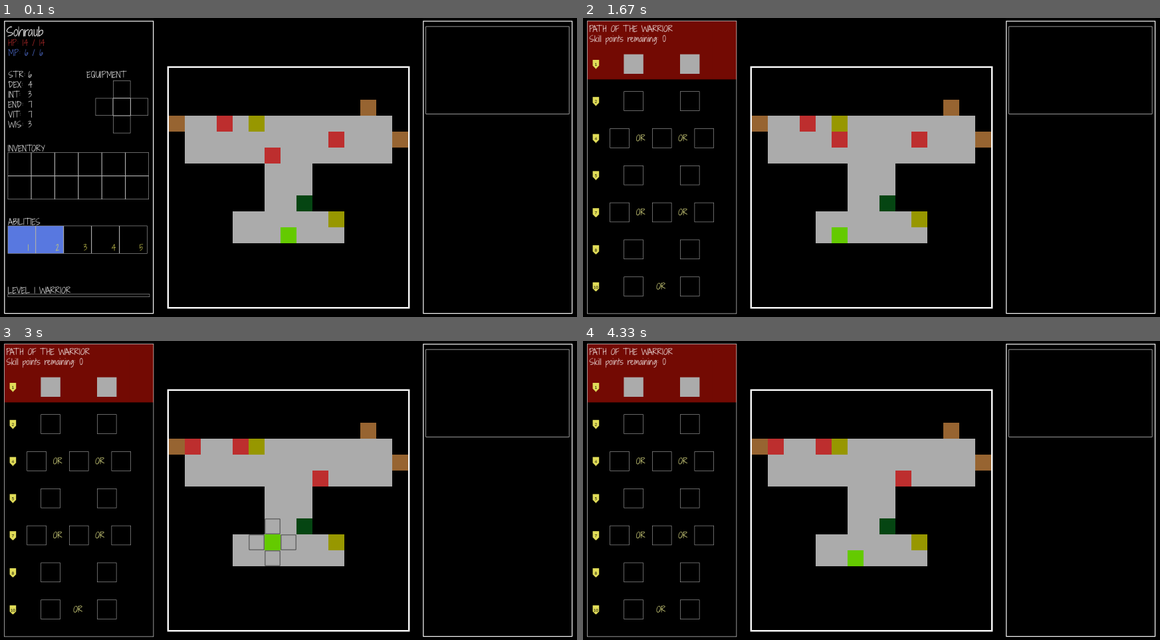
Above: before the commit, frames 1-4 (two rows, left to right).
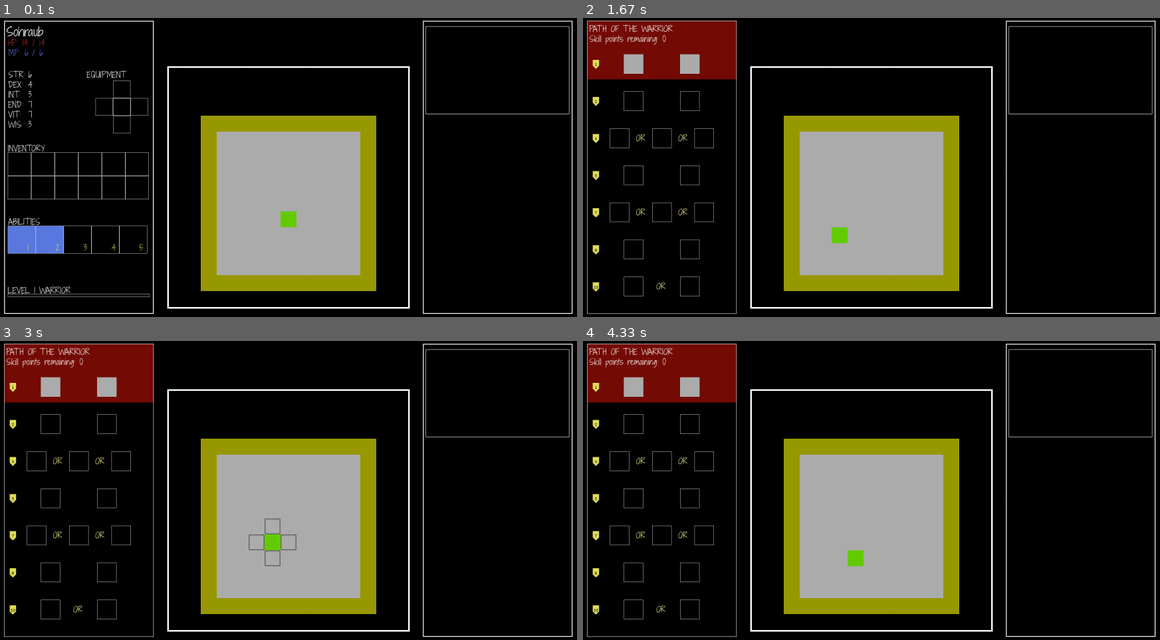
Above: after the commit, the same moments.

Repository: sohraub/untitled_pygame
Game: pygame game, started from main.py
Two runs of this game, one before a commit and one after it. Both use one fixed random seed, a clock stepped at 60 frames per second and the inputs below.
Inputs (mouse positions are in pixels of both pictures, inside the frame that each line leads up to):
- Up to frame 1 (0.1 s): no input
- Up to frame 2 (1.67 s): hold Left 0.33-0.87 s; tap T at 0.9, 1.38 s; hold Down 1.23-1.53 s; hold Left from 1.57 s (still down)
- Up to frame 3 (3 s): tap 1 at 1.72, 2.92 s; release Left at 1.97 s; click (80, 490) at 2.12 s; hold Up 2.37-2.73 s; tap T at 2.52 s; hold Right from 2.77 s (still down)
- Up to frame 4 (4.33 s): release Right at 3.4 s; click (854, 526) at 3.55 s; click (663, 490) at 3.85 s; hold Down from 4.13 s (still down); tap 1 at 4.28 s

The runs differ from the first frame. In frame 1, 14% of the frame differs, in the area x 29-71%, y 27-92%; in frame 2, 14%; in frame 3, 13%; in frame 4, 13%.

Commit message:
some tooltip fenagling

Diff:
--- a/element_lists/board_templates.py
+++ b/element_lists/board_templates.py
@@ -39,17 +39,17 @@
 testing = ['XXXXXXXXXXXXXXX',
            'XXXXXXXXXXXXXXX',
            'XXXXXXXXXXXXXXX',
-           'XXXXXXXXXXXXXXX',
-           'XXXXXXXXXXXXXXX',
-           'XXXXXXXXXXXXXXX',
-           'XXXXXXXXDXXXXXX',
-           'XXXXXXXDEXXXXXX',
-           'XXXXXXXXREDXXXX',
-           'XXXXXXXXPXXXXXX',
-           'XXXXXXXXDXXXXXX',
-           'XXXXXXXXXXXXXXX',
-           'XXXXXXXXXXXXXXX',
-           'XXXXXXXXXXXXXXX',
+           'XXTTTTTTTTTTTXX',
+           'XXTOOOOOOOOOTXX',
+           'XXTOOOOOOOOOTXX',
+           'XXTOOOOOOOOOTXX',
+           'XXTOOOOOOOOOTXX',
+           'XXTOOOOOOOOOTXX',
+           'XXTOOOOPOOOOTXX',
+           'XXTOOOOOOOOOTXX',
+           'XXTOOOOOOOOOTXX',
+           'XXTOOOOOOOOOTXX',
+           'XXTTTTTTTTTTTXX',
            'XXXXXXXXXXXXXXX']
 
 
--- a/element_lists/item_list.py
+++ b/element_lists/item_list.py
@@ -43,10 +43,11 @@
                      description='The opportunity for respite, to forget about the situation in which you find yourself,'
                                  ' and to recharge your resolve to push forward.',
                      effects=[improve_conditions, increase_hp, increase_mp],
-                     parameters=[{'conditions':['tired'], 'values':[40],}, {'value': 1000}, {'value': 1000}],
-                     details=['Tired -40','Fully Restore HP and MP', "Can't be used if any enemies are around"],
-                     prereqs=['no_enemies_on_board'],
-                     console_text='You have a much-needed rest on the bedroll.')
+                     parameters=[{'conditions':['tired', 'hungry', 'thirsty'], 'values':[40, -10, -10],},
+                                 {'value': 1000}, {'value': 1000}],
+                     details=['Tiredness -40','Hunger +10', 'Thirst +10','Fully Restore HP and MP',
+                              "Can't be used if any enemies are around"],
+                     prereqs=['no_enemies_on_board'], console_text='You have a much-needed rest on the bedroll.')
 
 #### LISTS OF CONSUMABLES ####
 tier_1_c = [small_hp_potion, small_mp_potion, apple, questionable_liquid, bedroll]
@@ -61,12 +62,22 @@
                         description='Looks quite sharp, although it does lack much reach.',
                         slot='weapon', off_rating=3, stat_req={'str': 2, 'dex': 3})
 
-leather_cap = Equipment(name='Leather Cap',
-                        description="Doesn't offer much protection, but better than nothing.", slot='head',
-                        def_rating=1)
+old_leather_cap = Equipment(name='Old Leather Cap',
+                            description="Doesn't offer much protection, but better than nothing.", slot='head',
+                            def_rating=1)
+
+old_leather_tunic = Equipment(name='Old Leather Tunic', description="Suppose it beats being completely exposed.",
+                              slot='body', def_rating=3)
+
+old_leather_boots = Equipment(name='Old Leather Boots', description="The soles are falling apart...",
+                              slot='feet', def_rating=1)
+
+old_leather_gloves = Equipment(name='Old Leather Gloves',
+                               description="Going to assume those finger-holes are there by design.", slot='hands',
+                               def_rating=1)
 
 #### LISTS OF EQUIPPABLES ####
-tier_1_e = [rusty_sword, leather_cap, short_sword]
+tier_1_e = [rusty_sword, old_leather_cap, short_sword, old_leather_boots, old_leather_gloves, old_leather_tunic]
 
 def generate_random_item(tier, type='both'):
     """
--- a/game.py
+++ b/game.py
@@ -9,7 +9,7 @@
 from rendering import window_renderer, board_renderer
 from game_elements.board import Board
 from game_elements.player import Player
-from element_lists.board_templates import get_board_list, starting_board
+from element_lists.board_templates import get_board_list, starting_board, testing
 from misc_panel import MiscPanel
 from player_panel import PlayerPanel
 
@@ -29,7 +29,7 @@
         :param filename: The save file which the game is loaded from. TODO: implement this
         """
         self.console = console
-        self.board = board if board is not None else Board(board_template=starting_board)
+        self.board = board if board is not None else Board(board_template=testing)
         self.player = player if player is not None else Player()
         # Player coordinates are initialized from the board template
         self.player.x = self.board.player_coordinates[0]
--- a/game_elements/player.py
+++ b/game_elements/player.py
@@ -9,7 +9,7 @@
 
 class Player(Character):
     def __init__(self, name='Sohraub', x=0, y=0, status=None, inventory=None, equipment=None, condition=None, level=1,
-                 experience=None, profession="warrior", skill_tree=warrior_config['skill_tree']):
+                 experience=None, profession="warrior"):
         """
         The Player object which will be the user's avatar as they navigate the world, an extension of the Character
         class. For explanations on the parameters used in the super() init, refer to the Character module.
@@ -58,7 +58,7 @@
             'on_kill': dict(),
             'board_mods': dict()
         }
-        self.skill_tree = skill_tree
+        self.skill_tree = profession_config['skill_tree']
         self.set_abilities_from_skill_tree()
         self.level = level
         self.experience = experience if experience is not None else [0, 3]
--- a/item_effects.py
+++ b/item_effects.py
@@ -4,7 +4,7 @@
 from element_lists import status_list
 
 """
-Module that stores all the possible effects an item can have, which are imported into item list on the initialization
+Module that stores all the possible effects an item can have, which are imported into item_list on the initialization
 of items.
 """
 
--- a/rendering/misc_panel_renderer.py
+++ b/rendering/misc_panel_renderer.py
@@ -3,7 +3,7 @@
 import colors
 
 from config import WINDOW_HEIGHT, WINDOW_LENGTH, TOP_LEFT_X, SIDE_PANEL_HEIGHT, SIDE_PANEL_LENGTH
-from rendering.window_renderer import MAIN_WINDOW, FONT_15, FONT_20, FONT_30, FONT_TNR_12
+from rendering.window_renderer import MAIN_WINDOW, FONT_15, FONT_20, FONT_30, FONT_CALIBRI_12
 from utility_functions import parse_description
 
 """
@@ -91,7 +91,7 @@
     buff_top_left_y = PORTRAIT_TOP_LEFT_Y + 25
     for i, buff in enumerate(buffs):
         buff_indicator = pg.Rect((i*17) + buff_top_left_x, buff_top_left_y, 15, 15)
-        buff_turns_left = FONT_TNR_12.render(str(buff['turns_left']), 1, colors.YELLOW)
+        buff_turns_left = FONT_CALIBRI_12.render(str(buff['turns_left']), 1, colors.YELLOW)
         MAIN_WINDOW.blit(buff_turns_left, (buff_indicator[0] + 2, buff_indicator[1] + 2))
         pg.draw.rect(MAIN_WINDOW, colors.GREEN, buff_indicator, 1)
 
@@ -99,6 +99,6 @@
     debuff_top_left_y = buff_top_left_y + 17
     for i, debuff in enumerate(debuffs):
         debuff_indicator = pg.Rect((i*17) + debuff_top_left_x, debuff_top_left_y, 15, 15)
-        debuff_turns_left = FONT_TNR_12.render(str(debuff['turns_left']), 1, colors.YELLOW)
+        debuff_turns_left = FONT_CALIBRI_12.render(str(debuff['turns_left']), 1, colors.YELLOW)
         MAIN_WINDOW.blit(debuff_turns_left, (debuff_indicator[0] + 2, debuff_indicator[1] + 2))
         pg.draw.rect(MAIN_WINDOW, colors.RED, debuff_indicator, 1)
--- a/rendering/player_panel_renderer.py
+++ b/rendering/player_panel_renderer.py
@@ -4,7 +4,7 @@
 
 from config import WINDOW_HEIGHT, TOP_LEFT_X, SIDE_PANEL_HEIGHT, SIDE_PANEL_LENGTH, font_SIL
 from game_elements.element_config_values import INVENTORY_LIMIT, INVENTORY_ROW_LENGTH
-from rendering.window_renderer import MAIN_WINDOW, FONT_15, FONT_20, FONT_30, FONT_TNR_12, draw_detail_window
+from rendering.window_renderer import MAIN_WINDOW, FONT_15, FONT_20, FONT_30, FONT_CALIBRI_12, draw_detail_window
 from utility_functions import parse_description
 
 """
@@ -235,14 +235,14 @@
     for i, buff in enumerate(buffs):
         buff_indicator = pg.Rect((i*17) + PANEL_TOP_LEFT_X + 130, PANEL_TOP_LEFT_Y + 40, 15, 15)
         buff_rects.append(buff_indicator)
-        buff_turns_left = FONT_TNR_12.render(str(buff['turns_left']), 1, colors.YELLOW)
+        buff_turns_left = FONT_CALIBRI_12.render(str(buff['turns_left']), 1, colors.YELLOW)
         MAIN_WINDOW.blit(buff_turns_left, (buff_indicator[0] + 2, buff_indicator[1] + 2))
         pg.draw.rect(MAIN_WINDOW, colors.GREEN, buff_indicator, 1)
 
     for i, debuff in enumerate(debuffs):
         debuff_indicator = pg.Rect((i*17) + PANEL_TOP_LEFT_X + 130, PANEL_TOP_LEFT_Y + 57, 15, 15)
         debuff_rects.append(debuff_indicator)
-        debuff_turns_left = FONT_TNR_12.render(str(debuff['turns_left']), 1, colors.YELLOW)
+        debuff_turns_left = FONT_CALIBRI_12.render(str(debuff['turns_left']), 1, colors.YELLOW)
         MAIN_WINDOW.blit(debuff_turns_left, (debuff_indicator[0] + 2, debuff_indicator[1] + 2))
         pg.draw.rect(MAIN_WINDOW, colors.RED, debuff_indicator, 1)
 
@@ -380,7 +380,7 @@
     # Body strings will be constructed differently for consumables and equipment.
     body_strings = list()
     if item_dict['type'] == 'consumable':
-        body_strings = item_dict['description'] + ['---'] + item_dict['details']
+        body_strings = item_dict['description'] + ['---'] + item_dict['details'] + ['---', 'Left-click to consume']
 
     elif item_dict['type'] == 'equipment':
         # In this case we outsource the logic to another function, since it is a lot of logic.
@@ -413,7 +413,7 @@
 
     draw_detail_window(body_strings=body_strings,
                        rect_dimensions=(top_left_x, top_left_y, ITEM_TOOLTIP_LENGTH, ITEM_TOOLTIP_HEIGHT),
-                       header_string=header_string)
+                       header_string=header_string, auto_window_width=True, auto_window_height=True)
 
 
 def parse_equipment_details(item_dict, attributes_dict, current_equipment):
@@ -454,6 +454,7 @@
             compare_color = colors.WHITE
     # The weird string in the first format maps 'off_rating' to 'OFF' and 'def_rating' to 'DEF'.
     body_strings.append((f"{stat_to_compare[:3].upper()} {item_dict[stat_to_compare]}", compare_color))
+    body_strings.extend(['---', 'Left-click to equip'])
 
     return body_strings
 
--- a/rendering/skill_tree_renderer.py
+++ b/rendering/skill_tree_renderer.py
@@ -3,7 +3,7 @@
 import colors
 
 from config import WINDOW_HEIGHT, TOP_LEFT_X, SIDE_PANEL_HEIGHT, SIDE_PANEL_LENGTH, font_SIL
-from rendering.window_renderer import MAIN_WINDOW, FONT_15, FONT_20, FONT_30, FONT_50, FONT_TNR_12, draw_detail_window
+from rendering.window_renderer import MAIN_WINDOW, FONT_15, FONT_20, FONT_30, FONT_50, FONT_CALIBRI_12, draw_detail_window
 from rendering.player_panel_renderer import PANEL_TOP_LEFT_X, PANEL_TOP_LEFT_Y, ABILITY_TILE_LENGTH, draw_ability_details
 
 
@@ -114,7 +114,7 @@
     for i in range(7):
         badge_points = [(a, b + i * (skill_tile_length + space_between_levels)) for (a, b) in base_badge_points]
         pg.draw.polygon(MAIN_WINDOW, colors.YELLOW, badge_points)
-        level_text = FONT_TNR_12.render(req_level_from_tree_level[i], 1, colors.BLACK)
+        level_text = FONT_CALIBRI_12.render(req_level_from_tree_level[i], 1, colors.BLACK)
         text_rect = level_text.get_rect(center=(badge_points[0][0] + 0.5 * badge_length,
                                                 badge_points[0][1] + 0.75* badge_length))
         MAIN_WINDOW.blit(level_text, text_rect)
--- a/rendering/window_renderer.py
+++ b/rendering/window_renderer.py
@@ -23,10 +23,8 @@
 FONT_20 = pg.font.Font(font_SIL, 20)
 FONT_15 = pg.font.Font(font_SIL, 15)
 FONT_10 = pg.font.Font(font_SIL, 10)
-# FONT_TNR_12 = pg.font.SysFont('timesnewroman', 12)
-# FONT_TNR_13 = pg.font.SysFont('timesnewroman', 13)
-FONT_TNR_12 = pg.font.SysFont('calibri', 12)
-FONT_TNR_13 = pg.font.SysFont('calibri', 13)
+FONT_CALIBRI_12 = pg.font.SysFont('calibri', 12)
+FONT_CALIBRI_13 = pg.font.SysFont('calibri', 13)
 
 def draw_detail_window(body_strings, rect_dimensions, header_string=None, window_color=colors.NAVY, font_size=13,
                        auto_window_height=False, auto_window_width=False):
@@ -44,17 +42,9 @@
                               on the length of the longest line in body_strings and header_string.
     :return: n/a
     """
-    if auto_window_height:
-        auto_height = (font_size + 4) * len(body_strings)  # Add 4 to account for whitespace between lines.
-        auto_height += 27 if header_string is not None else 2
-        rect_dimensions = (rect_dimensions[0], rect_dimensions[1], rect_dimensions[2], auto_height)
-    if auto_window_width:
-        max_width = 0
-        for line in body_strings:
-            # Multiple font_size by 0.5 since letters are approx. half as wide as they are tall.
-            max_width = max(max_width, len(line) * (0.45 * font_size))
-        max_width = max(max_width, len(header_string) * 10) if header_string is not None else max_width
-        rect_dimensions = (rect_dimensions[0], rect_dimensions[1], max_width, rect_dimensions[3])
+    if auto_window_height or auto_window_height:
+        rect_dimensions = find_auto_dimensions(auto_window_height, auto_window_width, rect_dimensions, body_strings,
+                                               header_string, font_size)
     MAIN_WINDOW.fill(window_color, rect_dimensions)
     # If no header is given, this offset will be set at 2 so that there is no blank space at the top.
     body_offset = 2
@@ -71,3 +61,26 @@
     # The first two elements of rect_dimensions correspond to the top_left_x and top_left_y of the window, resp.
     for i, string in enumerate(body):
         MAIN_WINDOW.blit(string, (rect_dimensions[0] + 10, rect_dimensions[1] + body_offset + 16*i))
+
+
+def find_auto_dimensions(auto_height, auto_width, rect_dimensions, body_strings, header_string, font_size):
+    """
+    Returns dimensions of tooltip window after determining width and/or height automatically. Height will be based on
+    number of lines in body_strings, font_size, and presence of a header. Width will be based on the length of the
+    longest line between the body strings and header string, account for font size as well.
+    """
+    if auto_height:
+        auto_height = (font_size + 4) * len(body_strings)  # Add 4 to account for whitespace between lines.
+        auto_height += 35 if header_string is not None else 10
+        rect_dimensions = (rect_dimensions[0], rect_dimensions[1], rect_dimensions[2], auto_height)
+    if auto_width:
+        max_width = 0
+        for line in body_strings:
+            if type(line) == tuple:  # Handle cases where body string is a tuple of (string, color)
+                line = line[0]
+            # Multiple font_size by 0.5 since letters are approx. half as wide as they are tall.
+            max_width = max(max_width, len(line) * (0.45 * font_size))
+        max_width = max(max_width, len(header_string) * 12) if header_string is not None else max_width
+        rect_dimensions = (rect_dimensions[0], rect_dimensions[1], max_width, rect_dimensions[3])
+
+    return rect_dimensions
